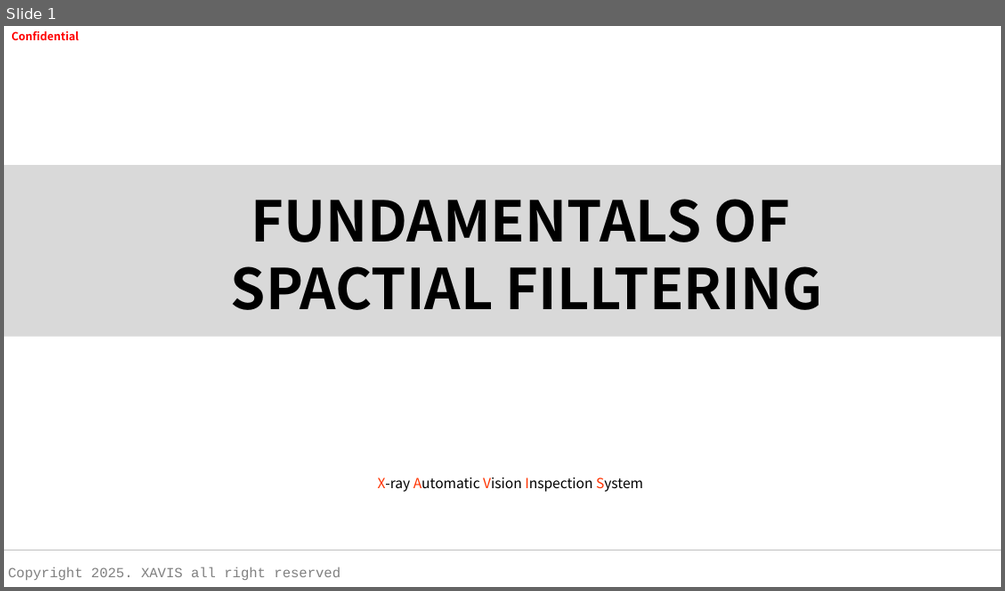
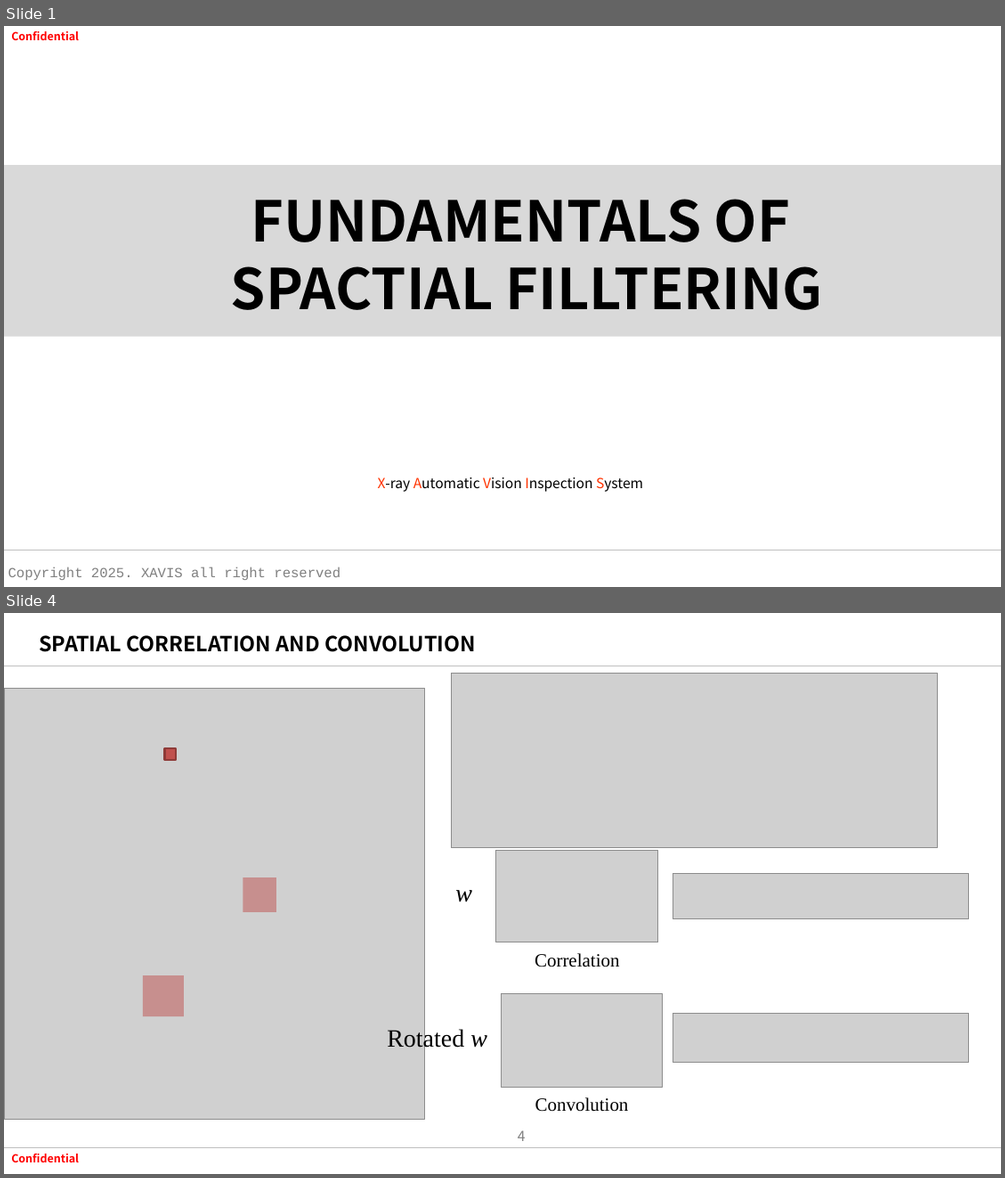
Before and after one commit to tuananh020400/FresherXavisTech, a slide deck: Document/SlideWeek2/Spatial Filltering .pptx. Shown one above the other, each under a label of ours: slide 1 before the commit, slides 1 and 4 after it; the slides between them are not shown. The pictures are 1005x591 and 1005x1178 pixels, drawn with LibreOffice and Linux fonts; fonts in the diff are those of the drawing; grey boxes stand for pictures; background and template pictures are left out. Boxes give left, top, right and bottom in pixels: in the first picture for what was removed or moved away, otherwise in the second. Text is boxed around its words. In the diff, an @@ line names an element or a change of style, - is before the commit and + after.

```diff
--- a/Document/SlideWeek2/Spatial Filltering .pptx
+++ b/Document/SlideWeek2/Spatial Filltering .pptx
@@ slide 4 added at (4, 613, 1001, 1174), background #FFFFFF @@
@@ title added at (39, 635, 476, 652), 20 pt, text #000000, bold @@
+SPATIAL CORRELATION AND CONVOLUTION
@@ line added from (4, 666) to (1001, 666), #BFBFBF 1 pt @@
@@ picture added at (451, 673, 938, 848) @@
@@ picture added at (496, 850, 658, 942) @@
@@ picture added at (673, 874, 970, 919) @@
@@ text added at (455, 890, 472, 902), 24 pt, text #000000, italic @@
+w
@@ text added at (534, 953, 620, 967), 18 pt, text #000000 @@
+Correlation
@@ group added at (4, 688, 424, 1119): 3 rectangles, 1 picture @@
@@ picture added at (502, 994, 663, 1086) @@
@@ text added at (387, 1028, 487, 1052), 24 pt, text #000000 @@
+Rotated w
@@ picture added at (673, 1013, 970, 1062) @@
@@ text added at (535, 1097, 629, 1111), 18 pt, text #000000 @@
+Convolution
@@ page number added at (518, 1130, 526, 1141), 13.3 pt, text #808080 @@
+4
@@ line added from (4, 1148) to (1001, 1148), #BFBFBF 1 pt @@
@@ text added at (11, 1153, 79, 1162), 10.7 pt, text #FF0000, bold @@
+Confidential
```
Also in this commit, not shown: 1 slide changed, 7 other slides added, 6 slides removed, 1 other file.
